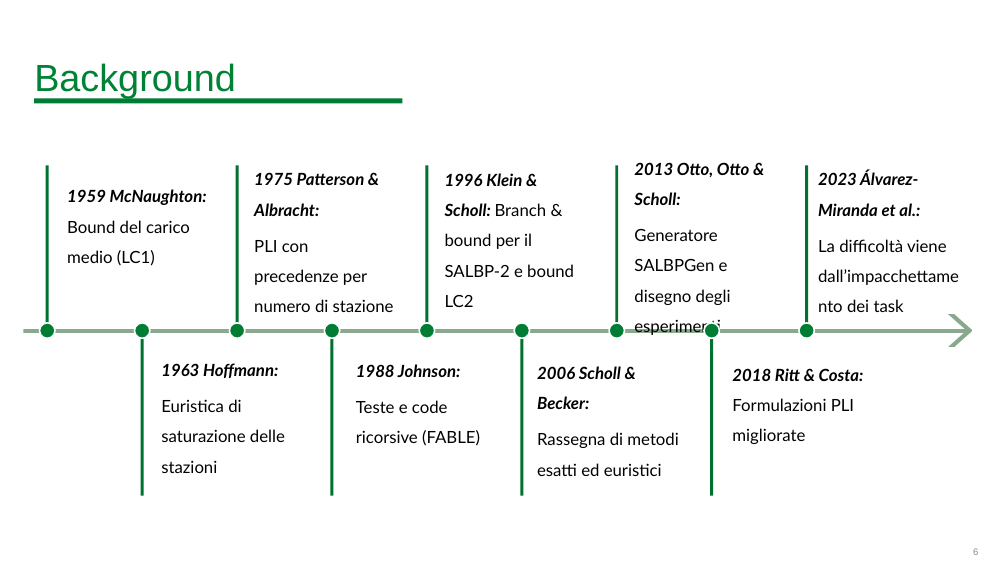
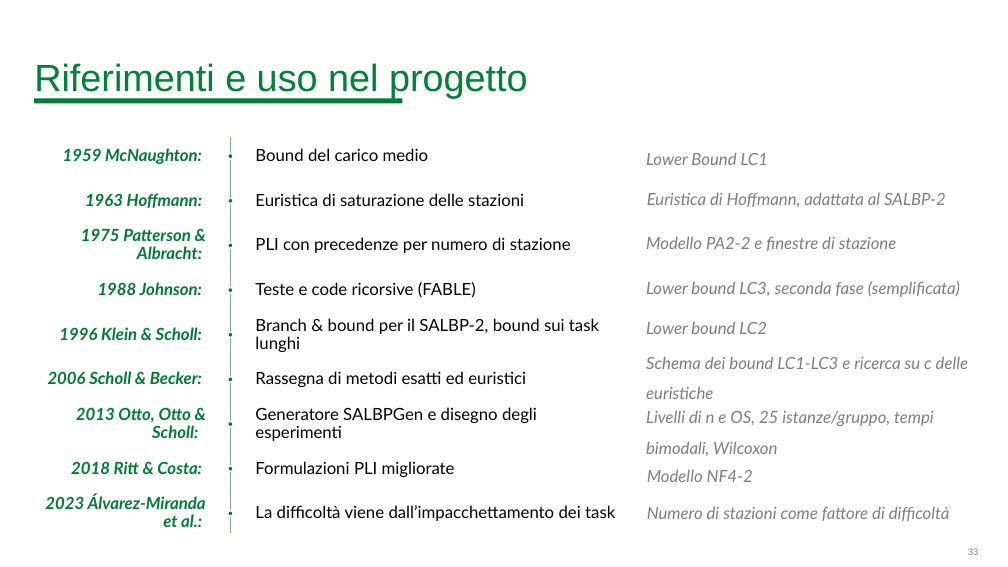
Before and after one commit to BitSquish/Assembly-Line-Balancing, a slide deck: slide 33 of slides/Assembly Line Balancing Problem.pptx (slide 6 before the commit). Drawn at 1008x567 pixels with LibreOffice and Linux fonts; fonts in the diff are those of the drawing; background and template pictures are left out. Boxes give left, top, right and bottom in pixels: in the first picture for what was removed or moved away, otherwise in the second. Text is boxed around its words. In the diff, an @@ line names an element or a change of style, - is before the commit and + after.

```diff
--- a/slides/Assembly Line Balancing Problem.pptx
+++ b/slides/Assembly Line Balancing Problem.pptx
@@ title at [34,63,528,98]: text changed @@
-Background
+Riferimenti e uso nel progetto
@@ text at [255,148,428,161]: text changed @@
-1959 McNaughton: Bound del carico medio (LC1)
+Bound del carico medio
@@ text at [254,172,365,216]: paragraph removed @@
-1975 Patterson & Albracht:
@@ text at [634,162,749,177]: paragraph removed @@
-2013 Otto, Otto & Scholl:
@@ text added at [646,152,769,165], 16 pt, text #7F7F7F, italic @@
+Lower Bound LC1
@@ text at [818,171,920,216]: paragraph removed @@
-2023 Álvarez-Miranda et al.:
@@ text "Euristica di saturazione delle stazioni": place and size @@
-text "Euristica di saturazione delle stazioni" at [161,363,285,473]
+text "Euristica di saturazione delle stazioni" at [255,193,524,206]
@@ text added at [647,192,946,207], 16 pt, text #7F7F7F, italic @@
+Euristica di Hoffmann, adattata al SALBP-2
@@ text "PLI con precedenze per numero ...": place and size @@
-text "PLI con precedenze per numero ..." at [254,172,394,312]
+text "PLI con precedenze per numero ..." at [255,237,571,253]
@@ text added at [646,236,897,251], 16 pt, text #7F7F7F, italic @@
+Modello PA2-2 e finestre di stazione
@@ text "Teste e code ricorsive (FABLE)": place and size @@
-text "Teste e code ricorsive (FABLE)" at [356,364,480,446]
+text "Teste e code ricorsive (FABLE)" at [255,282,476,298]
@@ text added at [646,281,960,297], 16 pt, text #7F7F7F, italic @@
+Lower bound LC3, seconda fase (semplificata)
@@ text at [255,318,599,352]: text changed @@
-1996 Klein & Scholl: Branch & bound per il SALBP-2 e bound LC2
+Branch & bound per il SALBP-2, bound sui task lunghi
@@ text added at [646,321,767,334], 16 pt, text #7F7F7F, italic @@
+Lower bound LC2
@@ group removed at [23,166,973,495]: 10 rectangles, 8 ellipses, 1 chevron @@
@@ ellipse: place and size @@
-ellipse at [229,323,244,338]
+ellipse at [228,332,233,337]
@@ text added at [646,356,968,399], 16 pt, text #7F7F7F, italic @@
+Schema dei bound LC1-LC3 e ricerca su c delle euristiche
@@ text at [161,363,278,378]: paragraph removed @@
-1963 Hoffmann:
@@ text "Rassegna di metodi esatti ed ...": place and size @@
-text "Rassegna di metodi esatti ed ..." at [537,366,678,476]
+text "Rassegna di metodi esatti ed ..." at [255,371,526,387]
@@ text at [356,364,460,377]: paragraph removed @@
-1988 Johnson:
@@ text at [537,366,621,409]: paragraph removed @@
-2006 Scholl & Becker:
@@ text "Generatore SALBPGen e disegno degli ...": place and size @@
-text "Generatore SALBPGen e disegno degli ..." at [634,162,749,336]
+text "Generatore SALBPGen e disegno degli ..." at [255,407,537,441]
@@ text added at [646,410,934,456], 16 pt, text #7F7F7F, italic @@
+Livelli di n e OS, 25 istanze/gruppo, tempi bimodali, Wilcoxon
@@ text at [71,461,202,474]: text changed; text colour #000000 to #007D34; bold on; italic on @@
-2018 Ritt & Costa: Formulazioni PLI migliorate
+2018 Ritt & Costa:
@@ text added at [647,469,753,482], 16 pt, text #7F7F7F, italic @@
+Modello NF4-2
@@ line spacing 1.5 to 0.9 in 6 elements at [255,237,571,253], [255,282,476,298], [255,193,524,206], [255,371,526,387], [255,407,537,441], [255,505,615,521] @@
@@ text "La difficoltà viene dall’impacchettamento dei ...": place and size @@
-text "La difficoltà viene dall’impacchettamento dei ..." at [818,171,959,312]
+text "La difficoltà viene dall’impacchettamento dei ..." at [255,505,615,521]
@@ text added at [647,506,950,521], 16 pt, text #7F7F7F, italic @@
+Numero di stazioni come fattore di difficoltà
@@ group added at [45,137,455,533]: 9 texts, 8 ellipses, 1 rectangle @@
+1959 McNaughton:
+1963 Hoffmann:
+1975 Patterson & Albracht:
+1988 Johnson:
+1996 Klein & Scholl:
+2006 Scholl & Becker:
+2013 Otto, Otto & Scholl:
+Formulazioni PLI migliorate
+2023 Álvarez-Miranda et al.:
@@ page number at [968,548,979,555]: text changed @@
-6
+33
```
Also in this commit, not shown: 15 other slides changed, 12 slides added, 9 slides removed, 1 other file.
